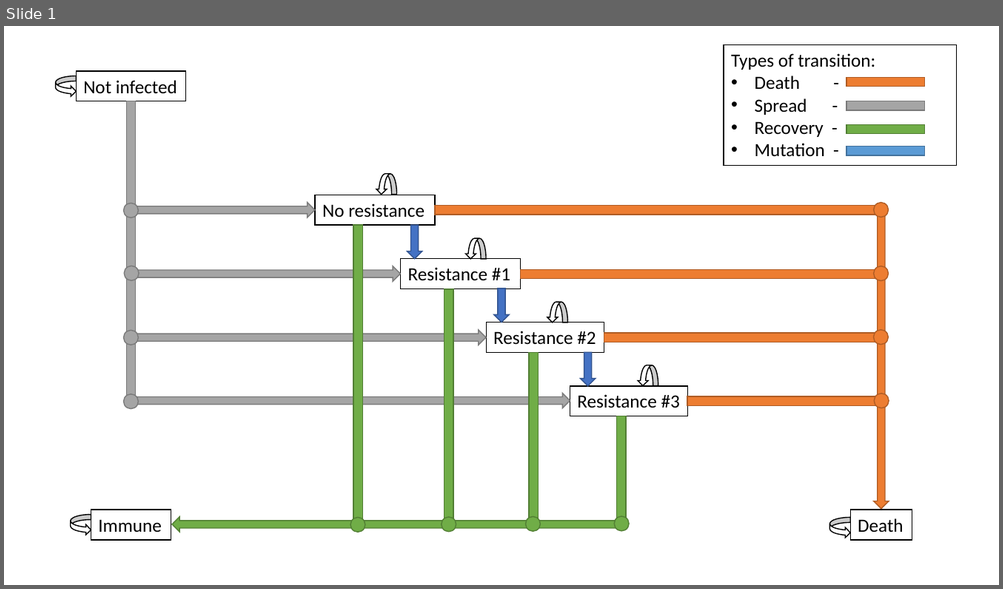
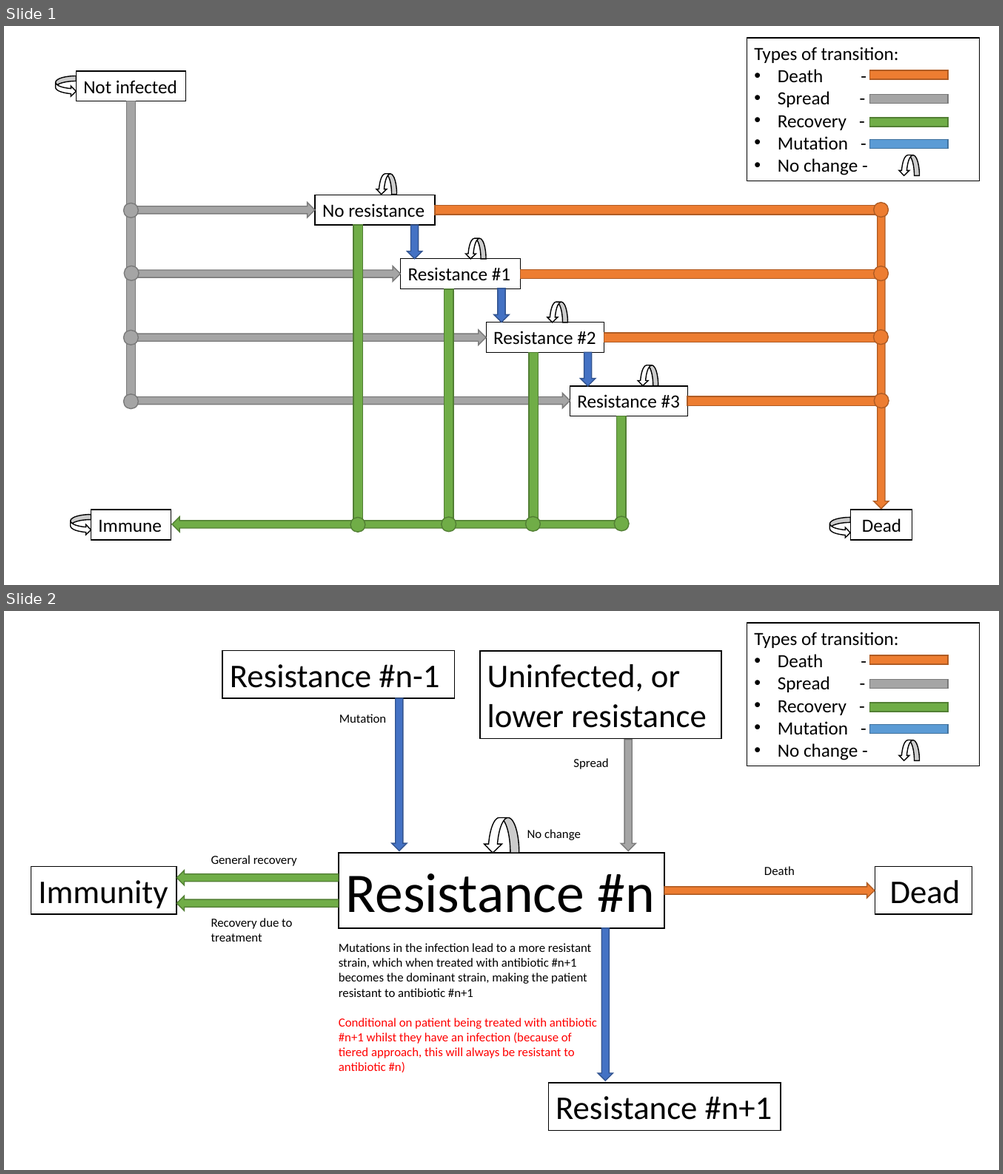
Before and after one commit to EdmundGoodman/Warwick_modelling, a slide deck: Resistance_Model_Diagram.pptx. Shown one above the other, each under a label of ours: slide 1 before the commit, slides 1 and 2 after it. The pictures are 1003x589 and 1003x1174 pixels, drawn with LibreOffice and Linux fonts; fonts in the diff are those of the drawing. Boxes give left, top, right and bottom in pixels: in the first picture for what was removed or moved away, otherwise in the second. Text is boxed around its words. In the diff, an @@ line names an element or a change of style, - is before the commit and + after.

```diff
--- a/Resistance_Model_Diagram.pptx
+++ b/Resistance_Model_Diagram.pptx
@@ slide 2 added at (x1=4, y1=611, x2=999, y2=1170), background #FFFFFF @@
@@ rectangle added at (x1=222, y1=650, x2=455, y2=698), fill #FFFFFF, outline #000000 1 pt, 32 pt, text #000000 @@
+Resistance #n-1
@@ rectangle added at (x1=480, y1=651, x2=722, y2=739), fill #FFFFFF, outline #000000 1 pt, 32 pt, text #000000 @@
+Uninfected, or lower resistance
@@ down arrow added at (x1=392, y1=698, x2=407, y2=851), fill #4472C4, outline #325491 1 pt @@
@@ text added at (x1=339, y1=714, x2=386, y2=723), 12 pt, text #000000 @@
+Mutation
@@ down arrow added at (x1=620, y1=739, x2=635, y2=851), fill #A5A5A5, outline #7A7A7A 1 pt @@
@@ group added at (x1=746, y1=623, x2=979, y2=766): 5 rectangles, 1 curved right arrow @@
+Types of transition:
+• Death -
+• Spread -
+• Recovery -
+• Mutation -
+• No change -
@@ text added at (x1=573, y1=758, x2=608, y2=769), 12 pt, text #000000 @@
+Spread
@@ curved right arrow added at (x1=484, y1=817, x2=519, y2=853), fill #FFFFFF, outline #000000 1 pt @@
@@ text added at (x1=527, y1=829, x2=580, y2=840), 12 pt, text #000000 @@
+No change
@@ rectangle added at (x1=338, y1=854, x2=664, y2=929), fill #FFFFFF, outline #000000 1 pt, 54 pt, text #000000 @@
+Resistance #n
@@ rectangle added at (x1=31, y1=867, x2=176, y2=914), fill #FFFFFF, outline #000000 1 pt, 32 pt, text #000000 @@
+Immunity
@@ down arrow added at (x1=176, y1=871, x2=338, y2=886), fill #70AD47, outline #538035 1 pt @@
@@ text added at (x1=211, y1=855, x2=297, y2=866), 12 pt, text #000000 @@
+General recovery
@@ text added at (x1=764, y1=866, x2=794, y2=875), 12 pt, text #000000 @@
+Death
@@ rectangle added at (x1=875, y1=867, x2=972, y2=914), fill #FFFFFF, outline #000000 1 pt, 32 pt, text #000000 @@
+Dead
@@ down arrow added at (x1=176, y1=897, x2=338, y2=911), fill #70AD47, outline #538035 1 pt @@
@@ down arrow added at (x1=665, y1=883, x2=874, y2=898), fill #ED7D31, outline #AF5C24 1 pt @@
@@ text added at (x1=211, y1=918, x2=292, y2=942), 12 pt, text #000000 @@
+Recovery due to treatment
@@ text added at (x1=338, y1=943, x2=597, y2=1073), 12 pt, text #000000 @@
+Mutations in the infection lead to a more resistant strain, which when treated with antibiotic #n+1 becomes the dominant strain, making the patient resistant to antibiotic #n+1
+Conditional on patient being treated with antibiotic #n+1 whilst they have an infection (because of tiered approach, this will always be resistant to antibiotic #n)
@@ down arrow added at (x1=598, y1=928, x2=613, y2=1081), fill #4472C4, outline #325491 1 pt @@
@@ rectangle added at (x1=548, y1=1083, x2=780, y2=1131), fill #FFFFFF, outline #000000 1 pt, 32 pt, text #000000 @@
+Resistance #n+1
@@ slide 1 changed as well @@
@@ rectangle "Types of transition:" resized from (x1=723, y1=44, x2=956, y2=166) to (x1=746, y1=38, x2=979, y2=181) @@
@@ text in rectangle at (x1=777, y1=158, x2=857, y2=175): paragraph added @@
+• No change -
@@ 4 rectangles moved together from (x1=846, y1=78, x2=925, y2=156) to (x1=870, y1=70, x2=948, y2=148) @@
@@ curved right arrow added at (x1=899, y1=155, x2=919, y2=176), fill #FFFFFF, outline #000000 1 pt @@
@@ text in rectangle at (x1=862, y1=519, x2=901, y2=532): text changed @@
-Death
+Dead
```
Also in this commit, not shown: 1 other slide added, 1 slide removed.
